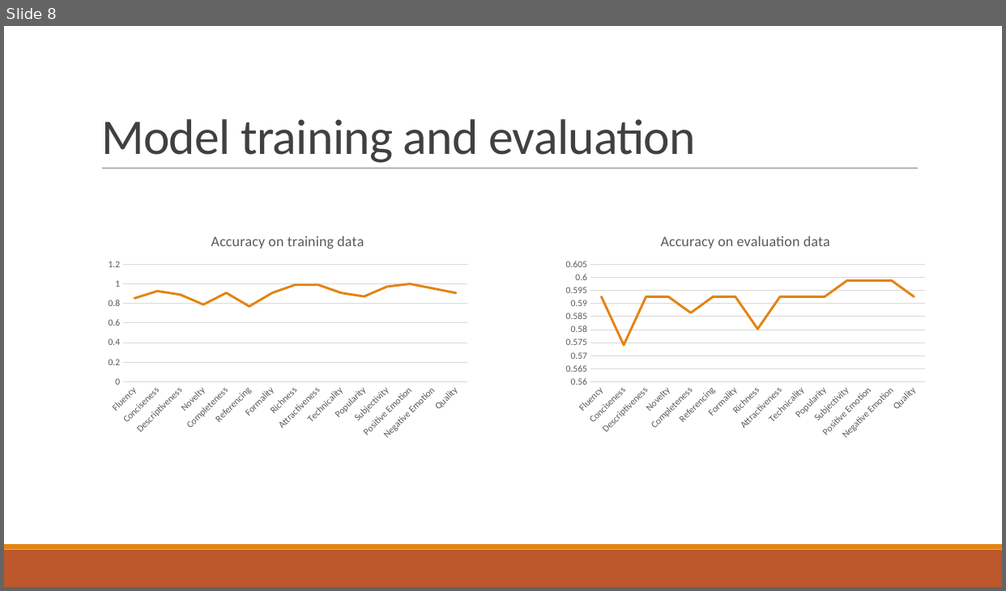
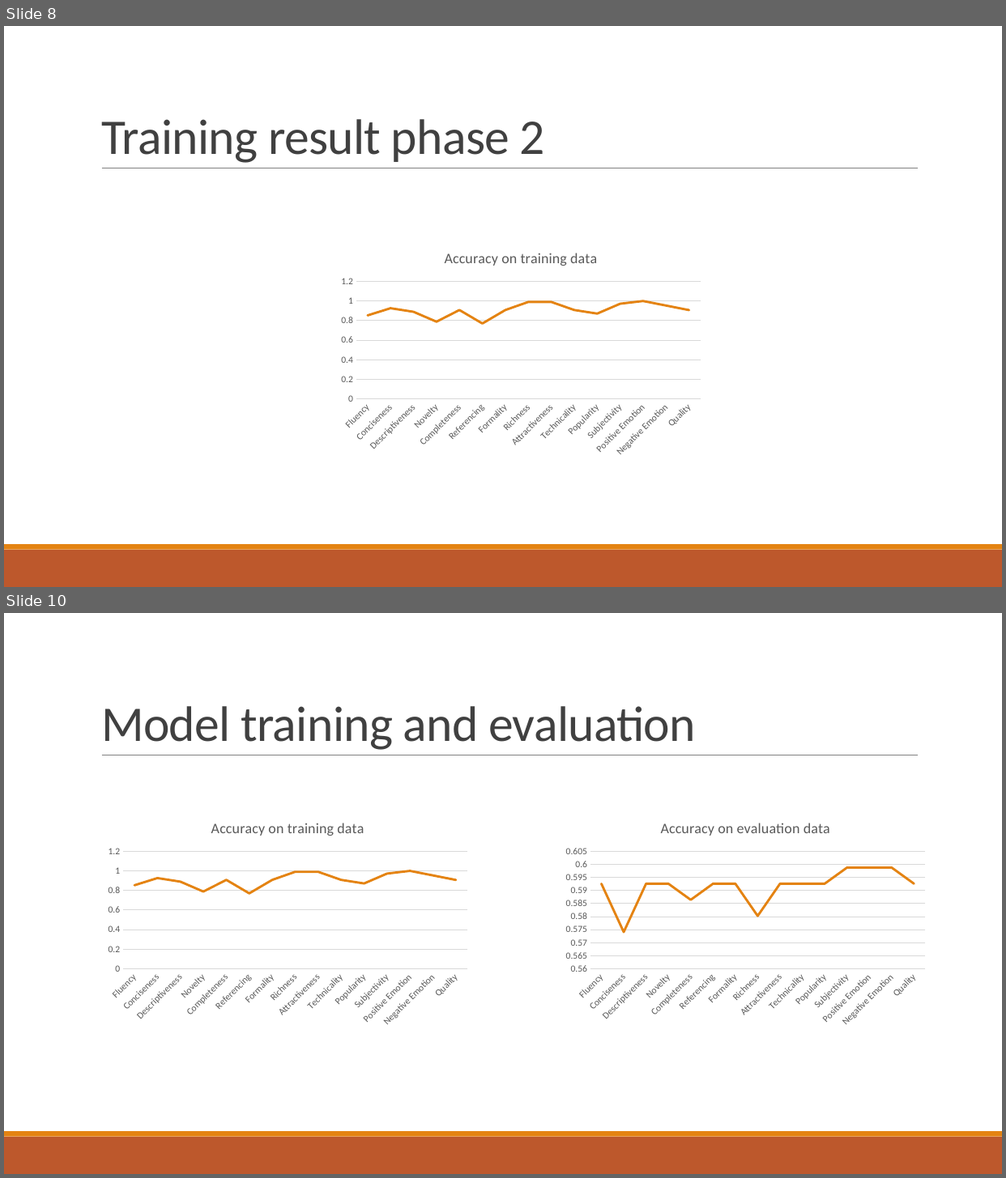
Before and after one commit to yanglinfang/W266FakeNewsIdentification, a slide deck: Low Quality News Identification.pptx. Shown one above the other, each under a label of ours: slide 8 before the commit, slides 8 and 10 after it; the slides between them are not shown. The pictures are 1006x591 and 1006x1178 pixels, drawn with LibreOffice and Linux fonts; fonts in the diff are those of the drawing. Boxes give left, top, right and bottom in pixels: in the first picture for what was removed or moved away, otherwise in the second. Text is boxed around its words. In the diff, an @@ line names an element or a change of style, - is before the commit and + after.

```diff
--- a/Low Quality News Identification.pptx
+++ b/Low Quality News Identification.pptx
@@ slide 8 added at <box>4,26,1002,587</box>, background #FFFFFF; not listed: 3 template elements that a slide beside it also shows @@
@@ title added at <box>101,119,545,163</box>, 48 pt, text #404040 @@
+Training result phase 2
@@ line chart added at <box>334,238,709,463</box> @@
+title "Accuracy on training data "
+categories: Fluency, Conciseness, Descriptiveness, Novelty, Completeness, Referencing, Formality, Richness, Attractiveness, Technicality, Popularity, Subjectivity, Positive Emotion, Negative Emotion, Quality
+Series 1: 0.85, 0.93, 0.89, 0.79, 0.91, 0.77, 0.91, 0.99, 0.99, 0.91, 0.87, 0.97, 1, 0.95, 0.91
@@ what was slide 8 is now slide 10 @@
```
Also in this commit, not shown: 4 slides changed, 2 other slides added, 1 slide removed.
